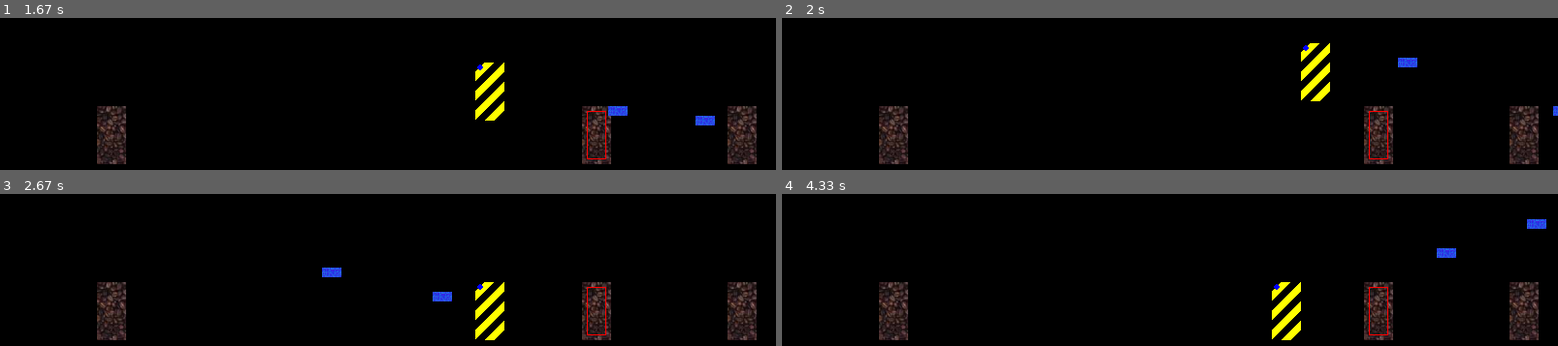
Above: before the commit, frames 1-4 (two rows, left to right).
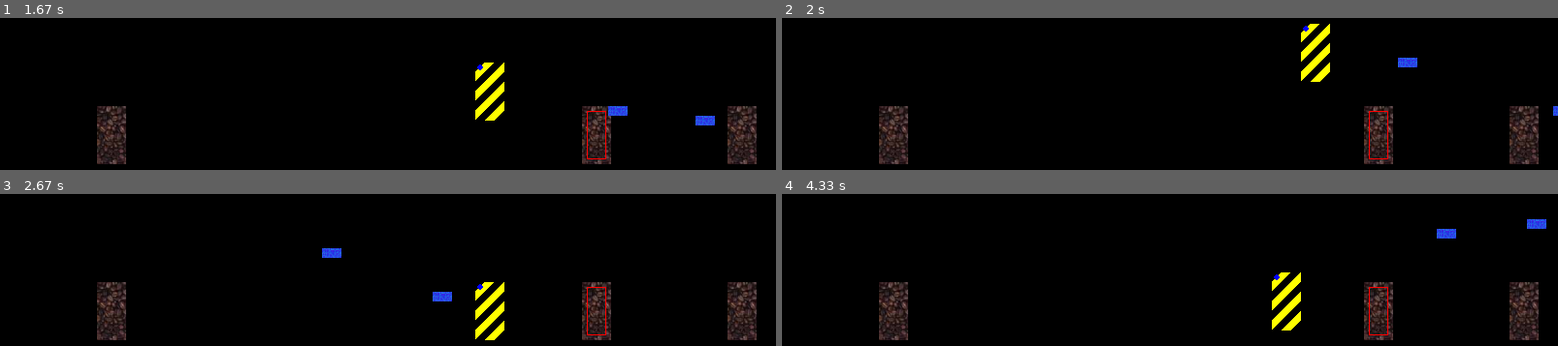
Above: after the commit, the same moments.

Repository: drincast/entrenopython
Game: pygame game, started from testpygame/testSimplePlatform.py
Two runs of this game, one before a commit and one after it. Both use one fixed random seed, a clock stepped at 60 frames per second and the inputs below.
Inputs:
- Up to frame 1 (1.67 s): hold Space 0.33-0.8 s; hold Right 0.33-0.8 s; hold Right 0.83-1.3 s; tap Space at 0.9, 1.2, 1.4 s; hold Up 1.33-1.63 s
- Up to frame 2 (2 s): hold Right from 1.67 s (still down); tap Space at 1.73 s
- Up to frame 3 (2.67 s): tap Space at 2.03, 2.23, 2.53 s; release Right at 2.13 s; hold Left from 2.17 s (still down)
- Up to frame 4 (4.33 s): release Left at 2.7 s; hold Left 2.73-3.13 s; tap Space at 2.8, 3.1, 3.23, 3.63, 3.93, 4.3 s; hold Up 3.17-3.53 s; hold Right 3.57-4.2 s; hold Left from 4.23 s (still down)

Frame 1 is identical in both runs. In frame 2, 0.5% of the frame differs, in the area x 66-71%, y 3-55%; in frame 3, 0.3%; in frame 4, 1.8%, in the area x 63-87%, y 22-97%.

Commit message:
Se realiza modificación en sistema de salto, se toma como base el punto final en y y de ahi se inicia las validaciones, se modifica la colisión con superficie, se estaba hacien mal la identificación de colición con superficie debe ser <= y estaba >=

Diff:
--- a/testpygame/engine/collider.py
+++ b/testpygame/engine/collider.py
@@ -102,13 +102,12 @@
     collisionSurface = False
 
     surfaceWidth = solidSurface.postX + solidSurface.width
-    #thingWidth = thing.changeX + thing.width
     thingWidth = thing.postX + thing.width
-
     surfaceHeight = solidSurface.postY + solidSurface.height
     thingHeight = thing.changeY + thing.height
 
-    collisionYPrevious = (thing.postY + thing.height >= solidSurface.postY)
+    #collisionYPrevious = (thing.postY + (thing.height/2) >= solidSurface.postY)
+    collisionYPrevious = (thing.postY + (thing.height/2) <= solidSurface.postY)
 
     #la parte inferior toco la superior
     if(collisionYPrevious):
--- a/testpygame/initThingGame.py
+++ b/testpygame/initThingGame.py
@@ -2,16 +2,19 @@
 
 #constants
 INI_POST_Y = config.screenHeight-120
+
+def initThingCanJump(thing, limitJump):
+    thing.isJump = False
+    thing.limitJump = limitJump
+    thing.posInitJump = thing.postY + thing.height
 
 def initThingPlayer(player):
     player.changeX = player.postX
     player.changeY = player.postY
     player.incrementJump = 6
     player.iniPostY = INI_POST_Y
-    player.isJump = False
     player.isMoving = False
     player.isShooting = False
-    player.limitJump = 90
     player.munition = 3
 
 def initBullet(bullet):
--- a/testpygame/testSimplePlatform.py
+++ b/testpygame/testSimplePlatform.py
@@ -26,6 +26,7 @@
 # player.image = pygame.image.load(os.path.join(config.PATH_RES_IMG, 'test', 'object1.png'))
 player.initThingBasic(config.screenWidth/2 - 50, config.screenHeight-120, 60, 30, 'object1.png', 5)
 initTG.initThingPlayer(player)
+initTG.initThingCanJump(player, player.height + 30)
 # player.SetRectCollider(5, 20, 50)
 player.SetRectCollider(20, 50, 5)
 
@@ -98,6 +99,7 @@
         player.isMoving = True
     elif eventType == pygame.K_UP:
         player.isJump = True
+        player.directionY = -1
     elif eventType == pygame.K_SPACE:
         if(not player.isShooting):
             player.isShooting = True
@@ -121,6 +123,7 @@
         player.isMoving = True
     elif pressed[pygame.K_UP]:
         player.isJump = True
+        player.directionY = -1
     elif pressed[pygame.K_SPACE]:
         if(not player.isShooting):
             player.isShooting = True
@@ -174,11 +177,12 @@
     if(player.isJump):
         player.changeY += 5*(player.directionY) #up decrement position in y, -1 is for direction is up
         # if player.changeY <= ((initTG.INI_POST_Y - player.limitJump) + 10):
-        print("player.iniPostY - player.limitJump) + 10", player.iniPostY, player.limitJump, (player.iniPostY - player.limitJump) + 10)
-        if player.changeY <= ((player.iniPostY - player.limitJump) + 10):
+        # print("player.changeY", player.changeY, "player.limitJump", player.limitJump, "player.posInitJump", player.posInitJump,
+        #      (player.posInitJump - player.limitJump))
+        if((player.changeY + player.height) <= (player.posInitJump - player.limitJump)): # + 10):
             player.directionY = 1
-        elif player.changeY >= player.iniPostY: #initTG.INI_POST_Y:
-            player.changeY = player.iniPostY #initTG.INI_POST_Y
+        elif (player.changeY + player.height) >= player.posInitJump: #initTG.INI_POST_Y:
+            player.changeY = player.posInitJump - player.height #initTG.INI_POST_Y
             player.isJump = False
             player.directionY = -1
 
